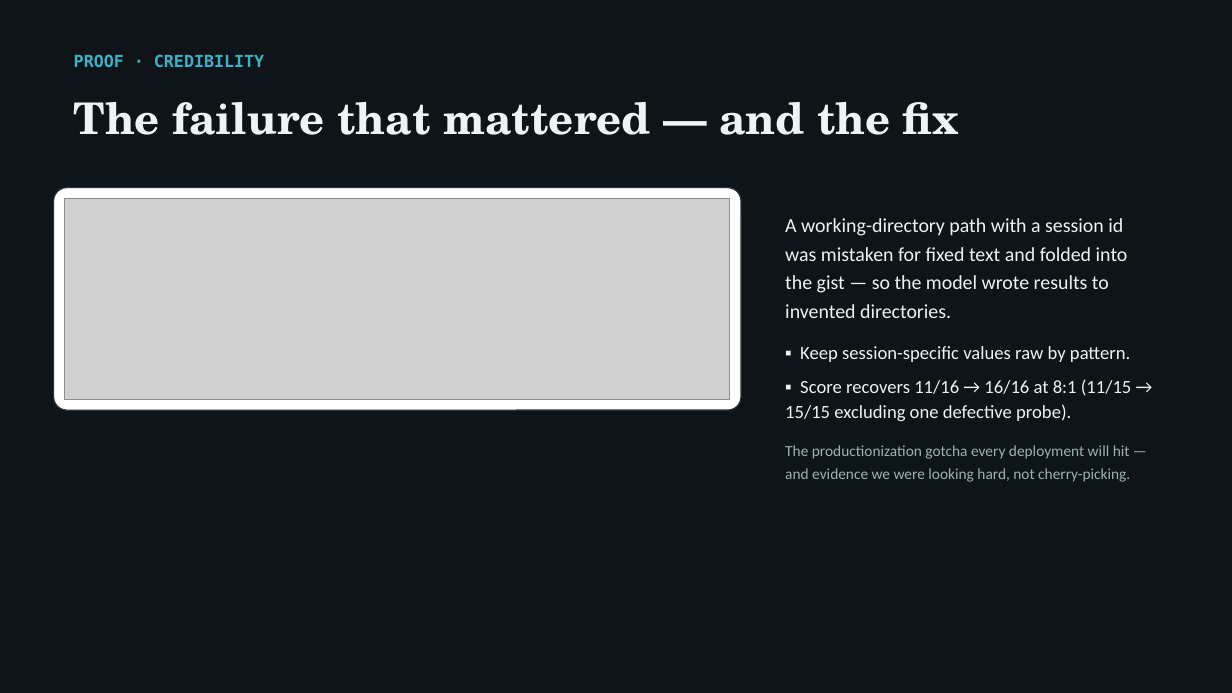
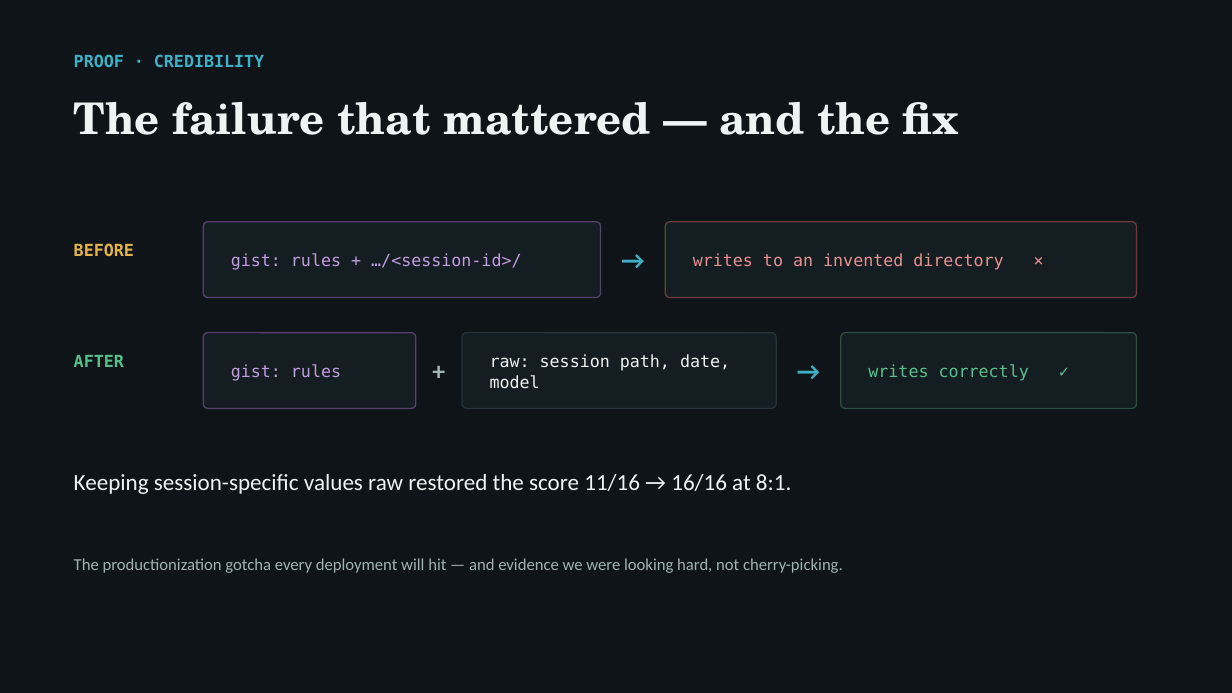
Before and after one commit to arunmenon/gisting-coding-agent, a slide deck: slide 7 of Gisting-CTO-deck.pptx. Drawn at 1232x693 pixels with LibreOffice and Linux fonts; fonts in the diff are those of the drawing; grey boxes stand for pictures. Boxes give left, top, right and bottom in pixels: in the first picture for what was removed or moved away, otherwise in the second. Text is boxed around its words. In the diff, an @@ line names an element or a change of style, - is before the commit and + after.

Commit message:
Redesign deck figures as slide-native visuals (deck-scale, no shrunken paper diagrams)

```diff
--- a/Gisting-CTO-deck.pptx
+++ b/Gisting-CTO-deck.pptx
@@ picture removed at <box>65,199,730,399</box> @@
@@ rounded rectangle: place and size @@
-rounded rectangle at <box>54,188,741,410</box>
+rounded rectangle at <box>203,222,601,298</box>
@@ rounded rectangle at <box>203,222,601,298</box>: fill #FFFFFF to #141D21; outline #25333A 1 pt to #5A3F6E 1 pt @@
@@ text added at <box>610,222,656,298</box>, 20 pt, text #3FB0C6, bold @@
+→
@@ rounded rectangle added at <box>665,222,1137,298</box>, fill #141D21, outline #6E3A3A 1 pt @@
@@ text removed at <box>785,218,1132,482</box> @@
-A working-directory path with a session id was mistaken for fixed text and folded into the gist — so the model wrote results to invented directories.
-▪ Keep session-specific values raw by pattern.
-▪ Score recovers 11/16 → 16/16 at 8:1 (11/15 → 15/15 excluding one defective probe).
-The productionization gotcha every deployment will hit — and evidence we were looking hard, not cherry-picking.
@@ text added at <box>74,243,134,257</box>, 13 pt, text #E3B24C, bold @@
+BEFORE
@@ text added at <box>231,253,521,270</box>, 13 pt, text #C39BE0 @@
+gist: rules + …/<session-id>/
@@ text added at <box>693,253,1003,270</box>, 13 pt, text #E79191 @@
+writes to an invented directory ×
@@ text added at <box>74,355,124,367</box>, 13 pt, text #57C08A, bold @@
+AFTER
@@ rounded rectangle added at <box>203,333,416,409</box>, fill #141D21, outline #5A3F6E 1 pt @@
@@ text added at <box>421,333,457,409</box>, 20 pt, text #9FB2B6, bold @@
++
@@ rounded rectangle added at <box>462,333,776,409</box>, fill #141D21, outline #25333A 1 pt @@
@@ text added at <box>490,354,730,389</box>, 13 pt, text #EEF3F3 @@
+raw: session path, date, model
@@ text added at <box>786,333,832,409</box>, 20 pt, text #3FB0C6, bold @@
+→
@@ rounded rectangle added at <box>841,333,1137,409</box>, fill #141D21, outline #2C5040 1 pt @@
@@ text added at <box>231,364,341,381</box>, 13 pt, text #C39BE0 @@
+gist: rules
@@ text added at <box>868,364,1029,381</box>, 13 pt, text #57C08A @@
+writes correctly ✓
@@ text added at <box>74,474,791,494</box>, 18 pt, text #EEF3F3 @@
+Keeping session-specific values raw restored the score 11/16 → 16/16 at 8:1.
@@ text added at <box>74,558,843,573</box>, 13 pt, text #9FB2B6 @@
+The productionization gotcha every deployment will hit — and evidence we were looking hard, not cherry-picking.
```
Also in this commit, not shown: 3 other slides changed, 3 other files.
